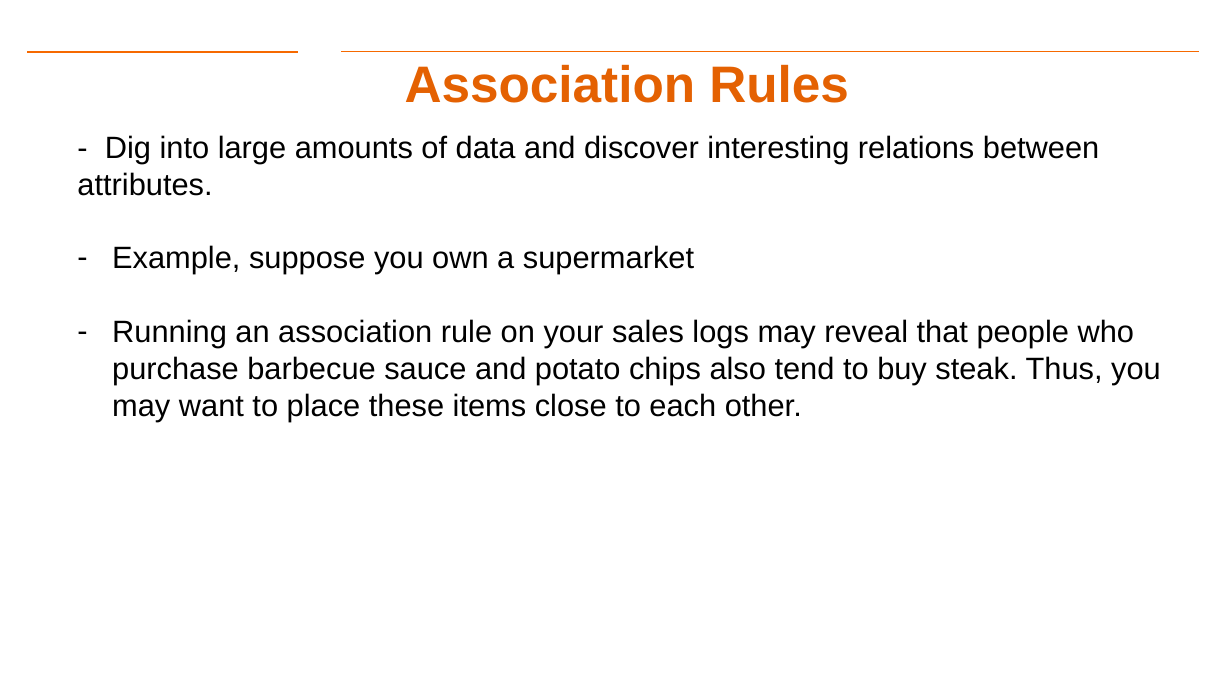
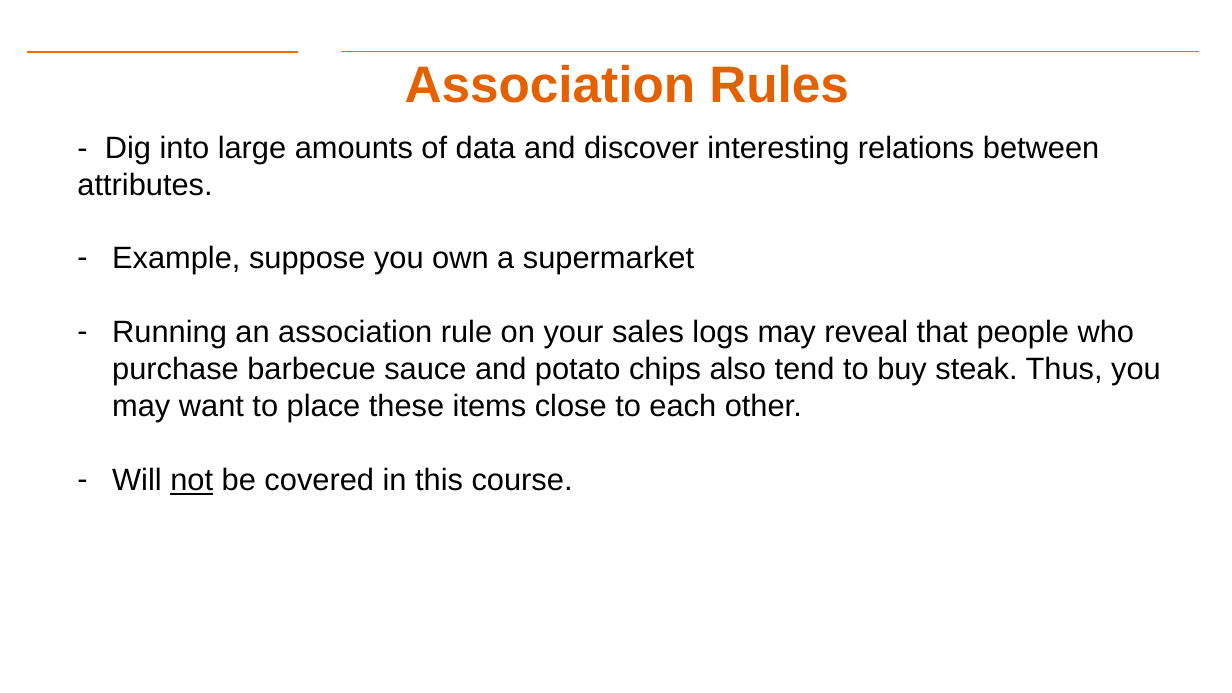
Before and after one commit to aiforsec/RIT-DSCI-633-FDS, a slide deck: slide 11 of Syllabus/Lecture02/Lec02.pptx. Drawn at 1232x693 pixels with LibreOffice and Linux fonts; fonts in the diff are those of the drawing; background and template pictures are left out. Boxes give left, top, right and bottom in pixels: in the first picture for what was removed or moved away, otherwise in the second. Text is boxed around its words. In the diff, an @@ line names an element or a change of style, - is before the commit and + after.

```diff
--- a/Syllabus/Lecture02/Lec02.pptx
+++ b/Syllabus/Lecture02/Lec02.pptx
@@ text at (112,467,573,495): paragraph added @@
+– Will not be covered in this course.
```
Also in this commit, not shown: 14 other slides changed, 7 slides added, 1 slide removed, 3 other files.
